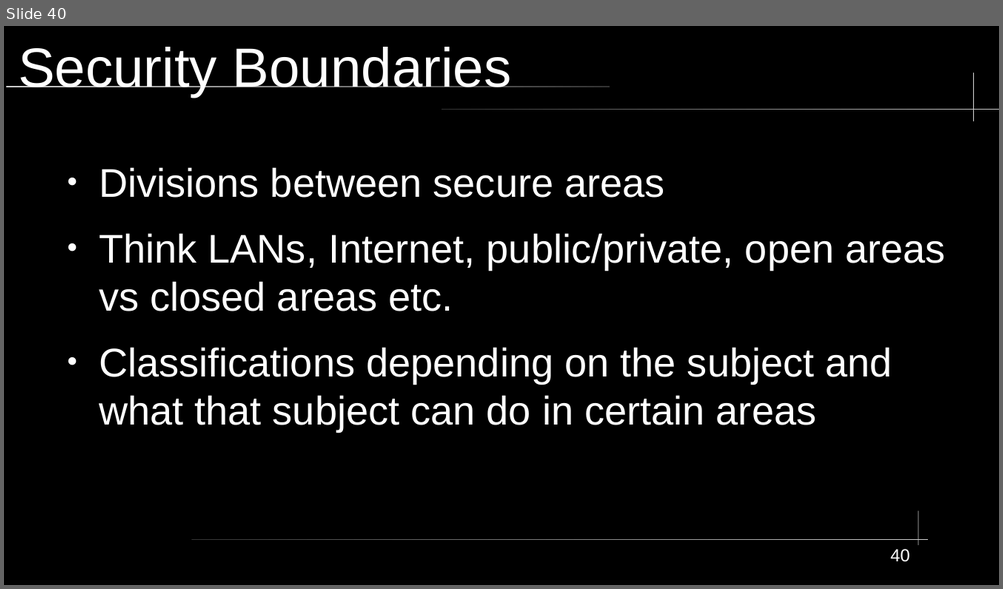
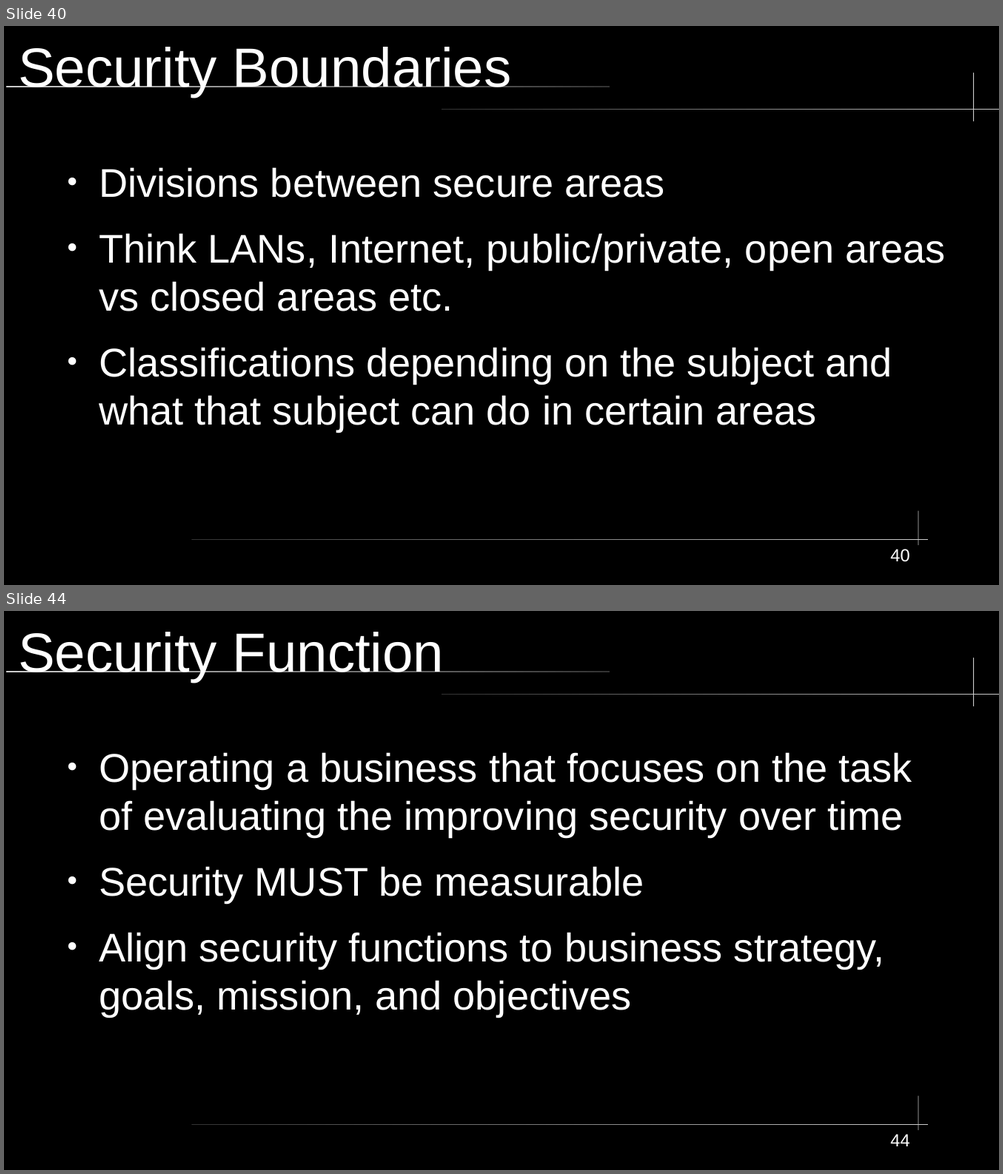
Before and after one commit to City-Colleges-of-Chicago-Cybersecurity/COMPSFI-214, a slide deck: 2026/Spring/powerpoints/Chapter-01-Security-Governance-Through-Principles-and-Policies.odp. Shown one above the other, each under a label of ours: slide 40 before the commit, slides 40 and 44 after it; the slides between them are not shown. The pictures are 1003x589 and 1003x1174 pixels, drawn with LibreOffice and Linux fonts; fonts in the diff are those of the drawing. Boxes give left, top, right and bottom in pixels: in the first picture for what was removed or moved away, otherwise in the second. Text is boxed around its words. In the diff, an @@ line names an element or a change of style, - is before the commit and + after.

```diff
--- a/2026/Spring/powerpoints/Chapter-01-Security-Governance-Through-Principles-and-Policies.odp
+++ b/2026/Spring/powerpoints/Chapter-01-Security-Governance-Through-Principles-and-Policies.odp
@@ slide 44 added at (4,611,999,1170), background #000000; not listed: 5 template elements that a slide beside it also shows @@
@@ title added at (18,632,444,682), 44 pt, text #FFFFFF @@
+Security Function
@@ text added at (99,752,912,1017), 32 pt, text #FFFFFF @@
+● Operating a business that focuses on the task of evaluating the improving security over time
+● Security MUST be measurable
+● Align security functions to business strategy, goals, mission, and objectives
@@ page number added at (890,1134,909,1147), 14 pt, text #FFFFFF @@
+44
```
Also in this commit, not shown: 1 slide changed, 11 other slides added, 1 other file.
